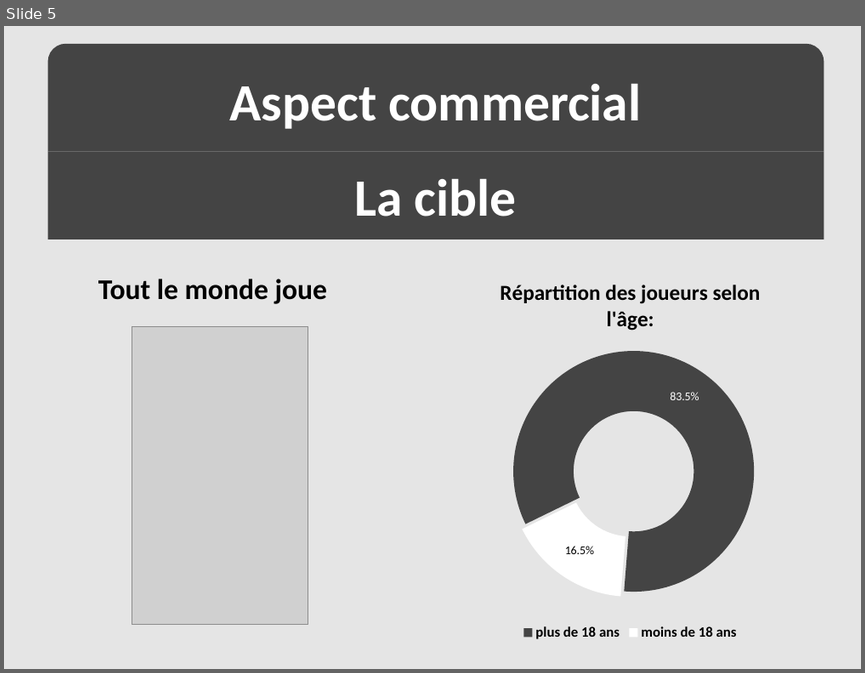
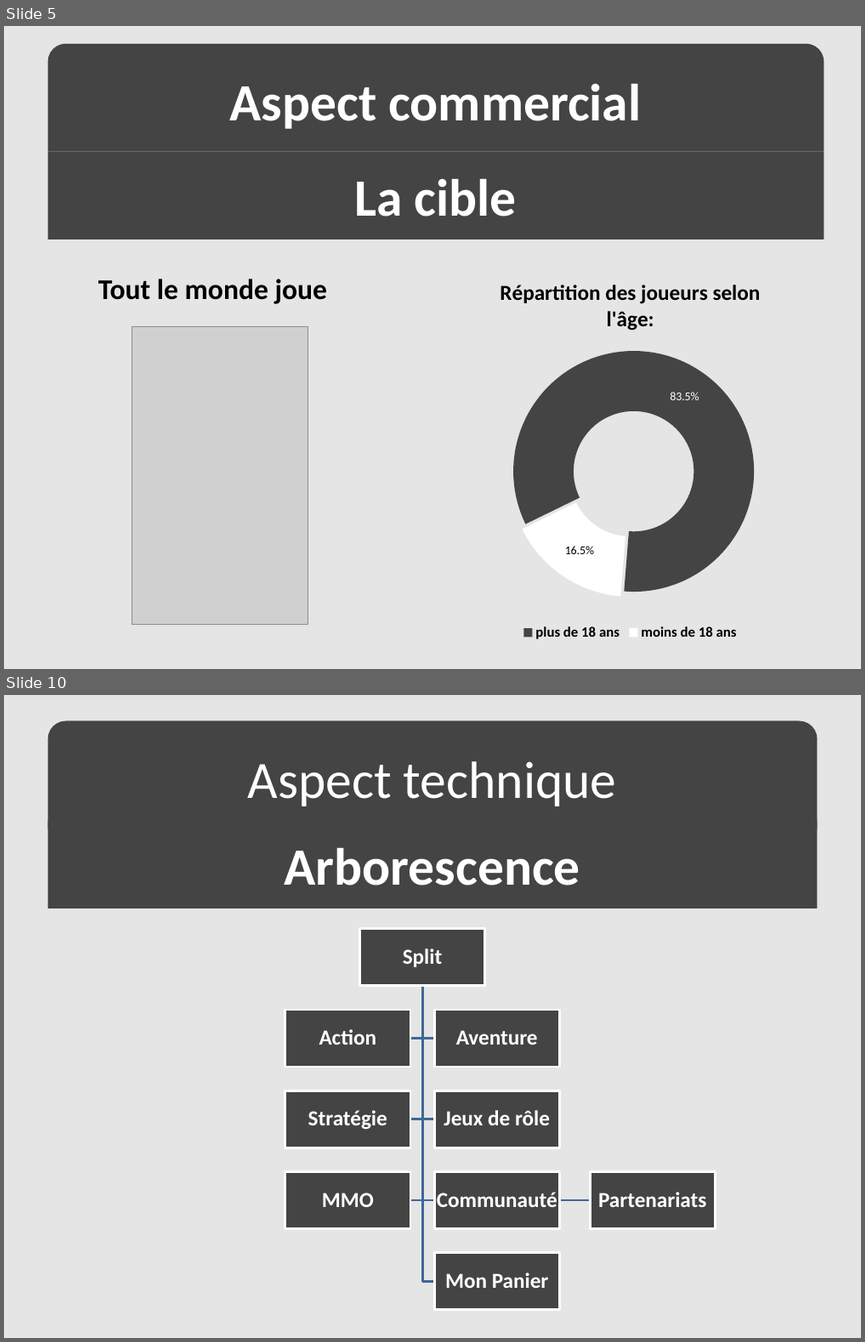
Before and after one commit to syu93/Split, a slide deck: Doc/Présentation/Présentation-Split.pptx. Shown one above the other, each under a label of ours: slide 5 before the commit, slides 5 and 10 after it; the slides between them are not shown. The pictures are 865x673 and 865x1342 pixels, drawn with LibreOffice and Linux fonts; fonts in the diff are those of the drawing; grey boxes stand for pictures. Boxes give left, top, right and bottom in pixels: in the first picture for what was removed or moved away, otherwise in the second. Text is boxed around its words. In the diff, an @@ line names an element or a change of style, - is before the commit and + after.

```diff
--- a/Doc/Présentation/Présentation-Split.pptx
+++ b/Doc/Présentation/Présentation-Split.pptx
@@ slide 10 added at (4,695,861,1338), background #E5E5E5 @@
@@ round same rect added at (47,721,817,828), fill #444444, 44 pt, text #FFFFFF @@
+Aspect technique
@@ rectangle added at (47,821,817,908), fill #444444, 44 pt, text #FFFFFF, bold @@
+Arborescence
@@ group added at (285,929,715,1310): 9 rectangles, 9 texts, 8 freeform shapes @@
+Split
+Action
+Aventure
+Stratégie
+Jeux de rôle
+MMO
+Communauté
+Partenariats
+Mon Panier
```
Also in this commit, not shown: 2 slides changed, 6 other slides added, 3 slides removed, 1 other file.
